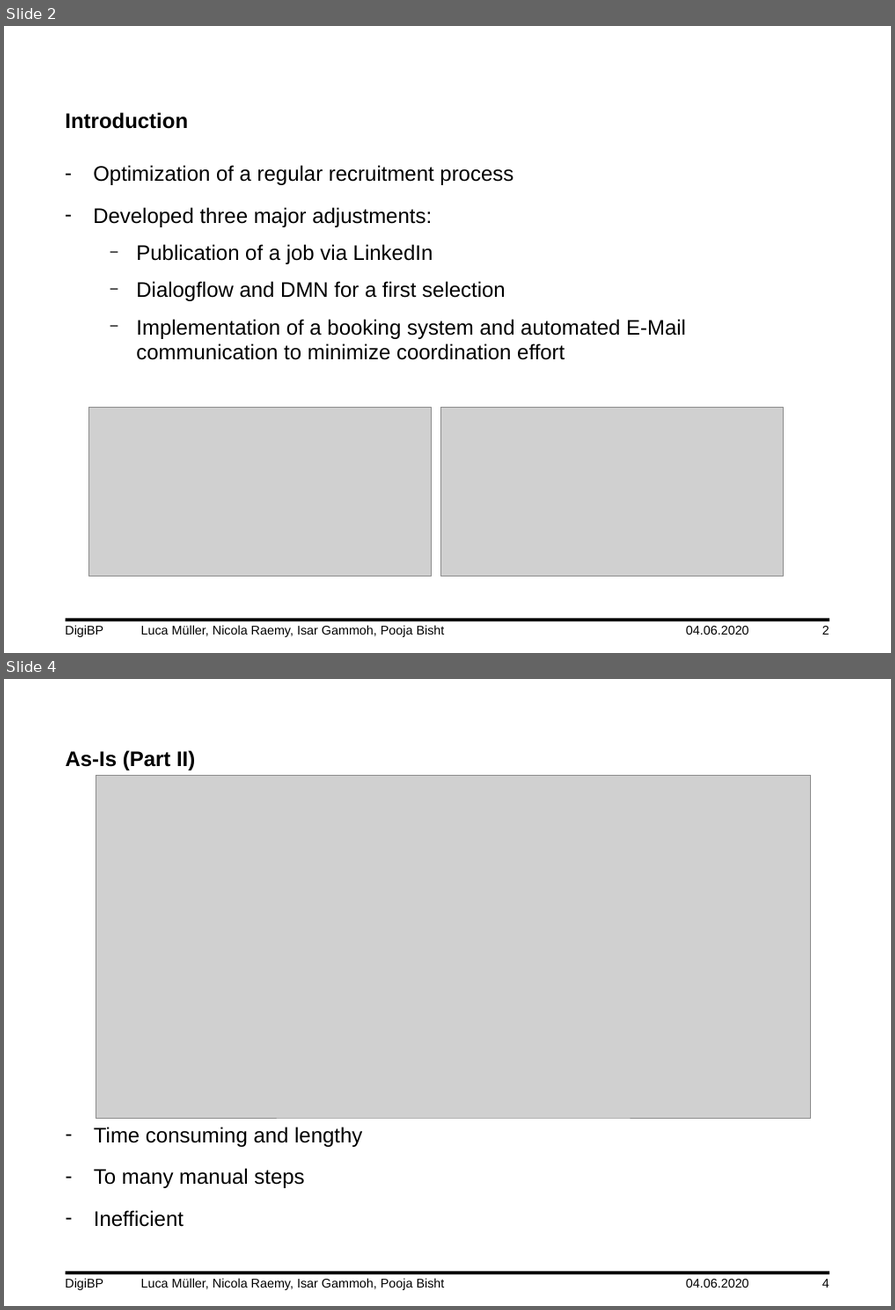
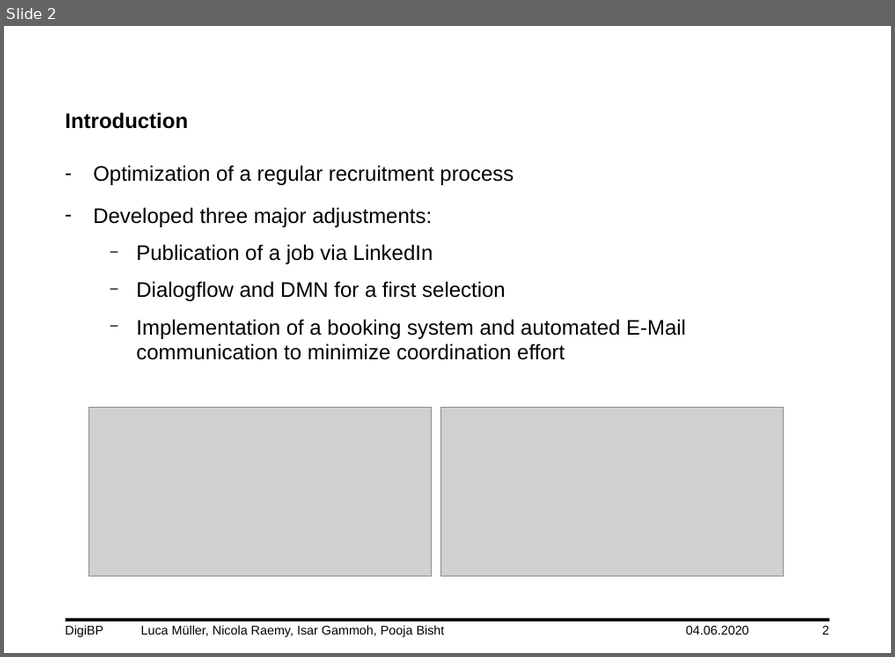
Before and after one commit to DigiBP/DigiBP_DanishBlue, a slide deck: Presentation/DigiBP_DanishBlue_Presentation_V4.pptx. Shown one above the other, each under a label of ours: slides 2 and 4 before the commit, slide 2 after it; the slides between them are not shown. The pictures are 895x1310 and 895x657 pixels, drawn with LibreOffice and Linux fonts; fonts in the diff are those of the drawing; grey boxes stand for pictures; background and template pictures are left out. Boxes give left, top, right and bottom in pixels: in the first picture for what was removed or moved away, otherwise in the second. Text is boxed around its words. In the diff, an @@ line names an element or a change of style, - is before the commit and + after.

```diff
--- a/Presentation/DigiBP_DanishBlue_Presentation_V4.pptx
+++ b/Presentation/DigiBP_DanishBlue_Presentation_V4.pptx
@@ slide 4 removed at (4, 679, 891, 1306), background #FFFFFF; not listed: 1 template element that a slide beside it also shows @@
@@ text removed at (66, 750, 195, 771) @@
-As-Is (Part II)
@@ picture removed at (96, 776, 811, 1118) @@
@@ text removed at (94, 1127, 362, 1227) @@
-– Time consuming and lengthy
-– To many manual steps
-– Inefficient
@@ text removed at (65, 1278, 445, 1291) @@
-DigiBP Luca Müller, Nicola Raemy, Isar Gammoh, Pooja Bisht
@@ text removed at (686, 1279, 749, 1288) @@
-04.06.2020
@@ page number removed at (822, 1279, 829, 1288) @@
-4
```
Also in this commit, not shown: 5 slides changed, 3 slides added.
